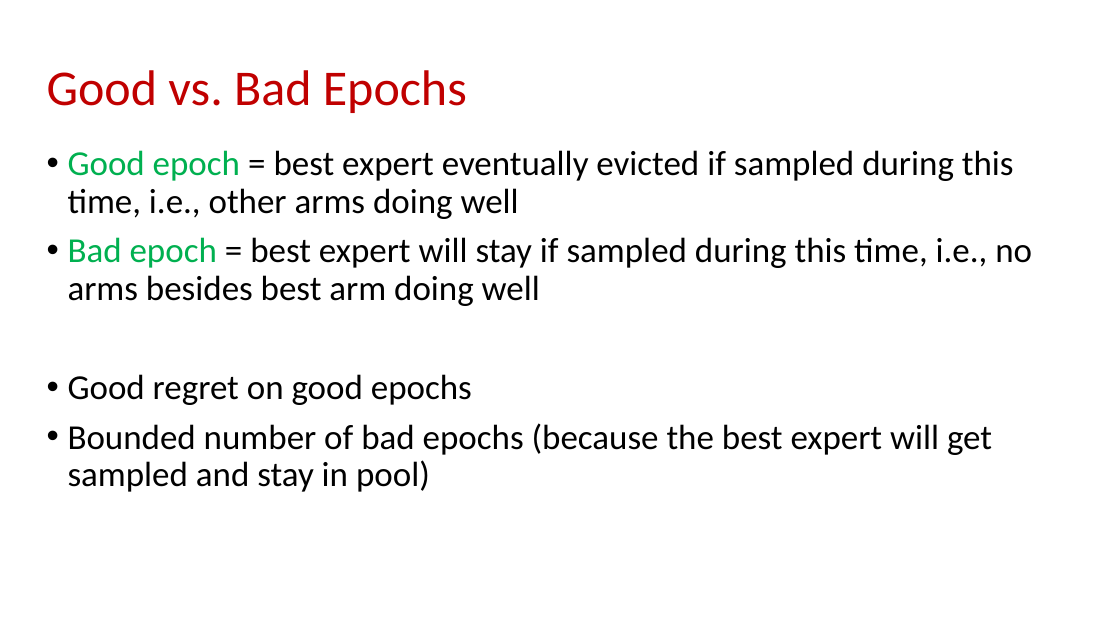
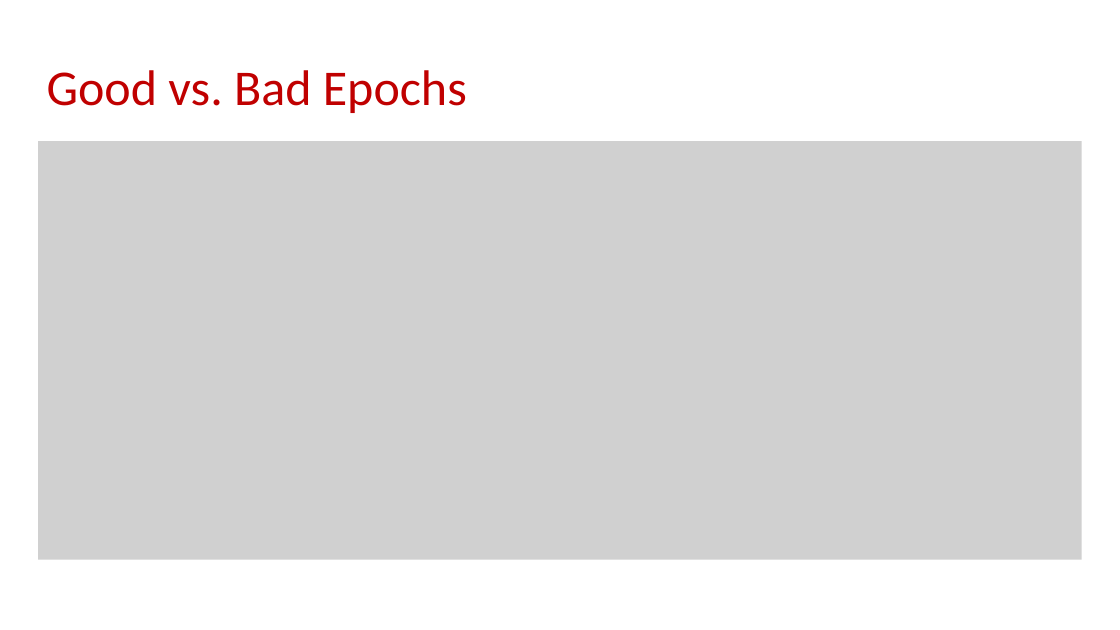
Before and after one commit to samsonzhou/samsonzhou.github.io, a slide deck: slide 20 of other-talks/SODA 2026.pptx (slide 22 before the commit). Drawn at 1120x630 pixels with LibreOffice and Linux fonts; fonts in the diff are those of the drawing; grey boxes stand for pictures. Boxes give left, top, right and bottom in pixels: in the first picture for what was removed or moved away, otherwise in the second. Text is boxed around its words. In the diff, an @@ line names an element or a change of style, - is before the commit and + after.

```diff
--- a/other-talks/SODA 2026.pptx
+++ b/other-talks/SODA 2026.pptx
@@ picture added at [38,141,1081,560] @@
@@ text removed at [68,150,1032,492] @@
-• Good epoch = best expert eventually evicted if sampled during this time, i.e., other arms doing well
-• Bad epoch = best expert will stay if sampled during this time, i.e., no arms besides best arm doing well
-• Good regret on good epochs
-• Bounded number of bad epochs (because the best expert will get sampled and stay in pool)
```
Also in this commit, not shown: 10 other slides changed, 1 slide added.
